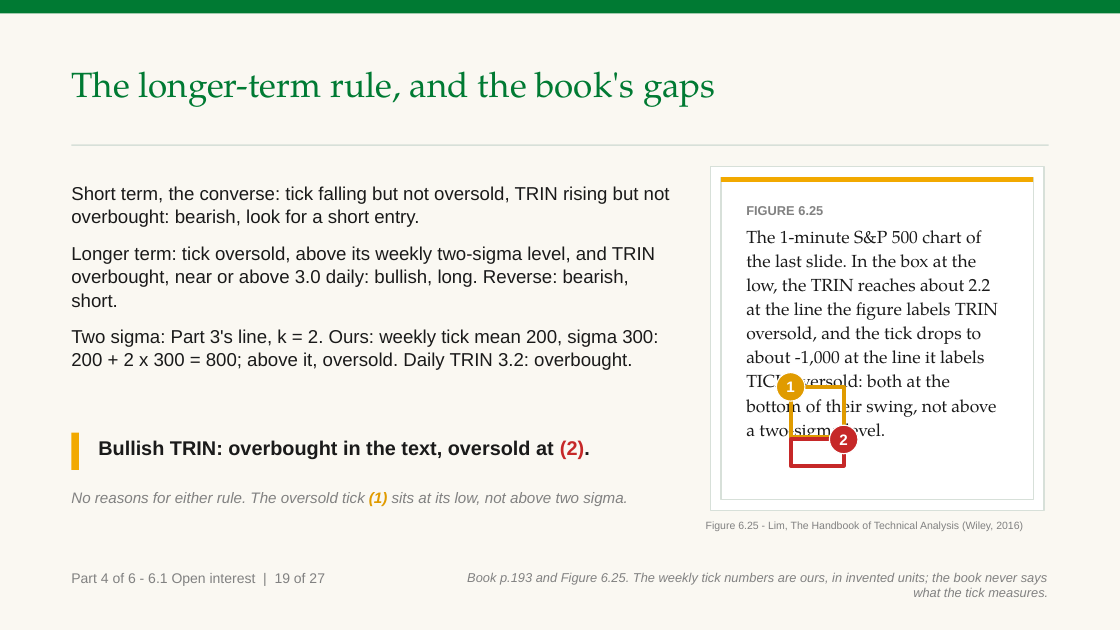
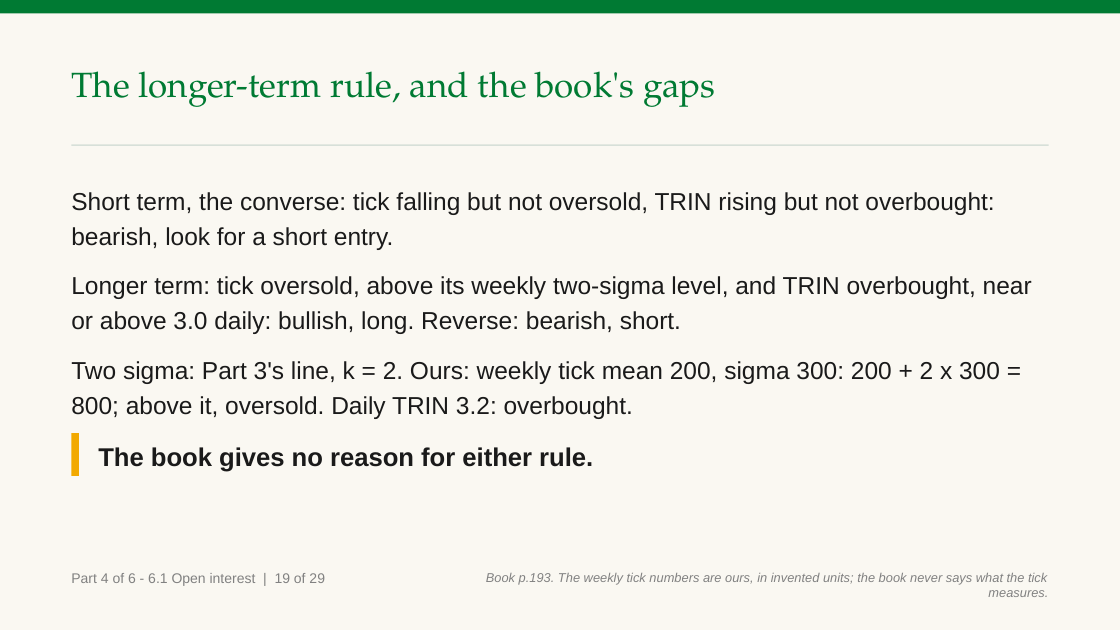
Before and after one commit to benjiesotelo-sudo/Telos_FIN1209, a slide deck: slide 96 of chapter-06/FIN1209-Chapter-06-Student-Edition.pptx (slide 94 before the commit). Drawn at 1120x630 pixels with LibreOffice and Linux fonts; fonts in the diff are those of the drawing. Boxes give left, top, right and bottom in pixels: in the first picture for what was removed or moved away, otherwise in the second. Text is boxed around its words. In the diff, an @@ line names an element or a change of style, - is before the commit and + after.

```diff
--- a/chapter-06/FIN1209-Chapter-06-Student-Edition.pptx
+++ b/chapter-06/FIN1209-Chapter-06-Student-Edition.pptx
@@ rectangle removed at (710, 166, 1044, 511) @@
@@ rectangle removed at (721, 177, 1033, 500) @@
@@ rectangle removed at (721, 177, 1033, 182) @@
@@ text "Short term, the converse: tick ..." at (71, 192, 1032, 419): size 16 to 21 pt; line spacing 1.05 to 1.18; more space between paragraphs @@
@@ text removed at (746, 206, 998, 444) @@
-FIGURE 6.25
-The 1-minute S&P 500 chart of the last slide. In the box at the low, the TRIN reaches about 2.2 at the line the figure labels TRIN oversold, and the tick drops to about -1,000 at the line it labels TICK oversold: both at the bottom of their swing, not above a two-sigma level.
@@ ellipse removed at (776, 373, 805, 402) @@
-1
@@ rectangle removed at (791, 387, 844, 438) @@
@@ rectangle: place and size @@
-rectangle at (71, 433, 79, 470)
+rectangle at (71, 433, 79, 476)
@@ text at (98, 447, 593, 472): text changed; size 17 to 22 pt @@
-Bullish TRIN: overbought in the text, oversold at (2).
+The book gives no reason for either rule.
@@ rectangle removed at (791, 439, 844, 465) @@
@@ ellipse removed at (829, 425, 858, 454) @@
-2
@@ text removed at (71, 492, 628, 506) @@
-No reasons for either rule. The oversold tick (1) sits at its low, not above two sigma.
@@ text removed at (706, 521, 1023, 531) @@
-Figure 6.25 - Lim, The Handbook of Technical Analysis (Wiley, 2016)
@@ text at (71, 573, 325, 586): text changed @@
-Part 4 of 6 - 6.1 Open interest | 19 of 27
+Part 4 of 6 - 6.1 Open interest | 19 of 29
@@ text at (486, 573, 1048, 597): text changed @@
-Book p.193 and Figure 6.25. The weekly tick numbers are ours, in invented units; the book never says what the tick measures.
+Book p.193. The weekly tick numbers are ours, in invented units; the book never says what the tick measures.
```
Also in this commit, not shown: 49 other slides changed, 4 slides added, 3 other files.
